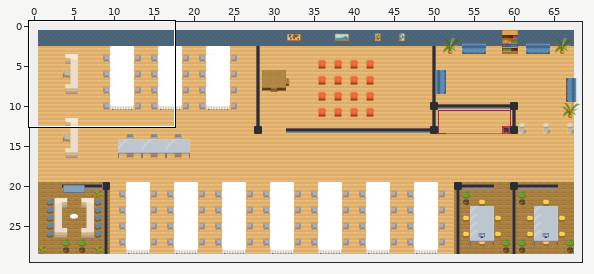
An edit to a level. Tiled map (JSON), office.tmj. The picture above shows the old version from afar; the outline marks the close-up.
Close-up. Before:
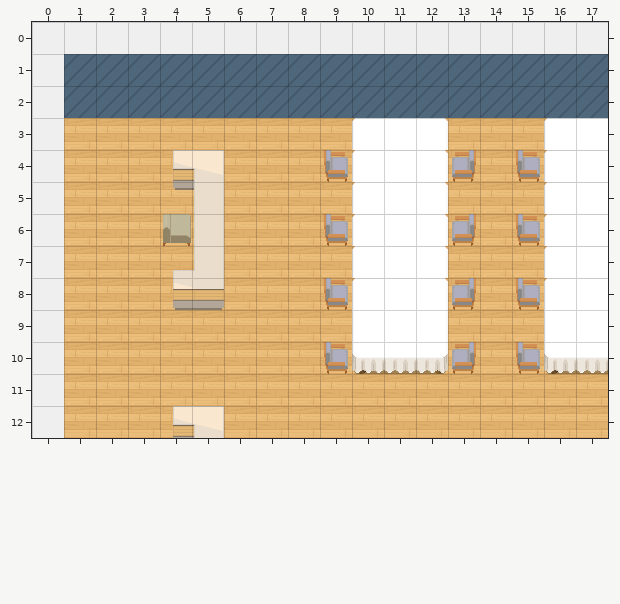
Cells are 32x32 px. Shown: x 0..17, y 0..12. The commit also changed other parts of the map, which this record leaves out.
After the commit:
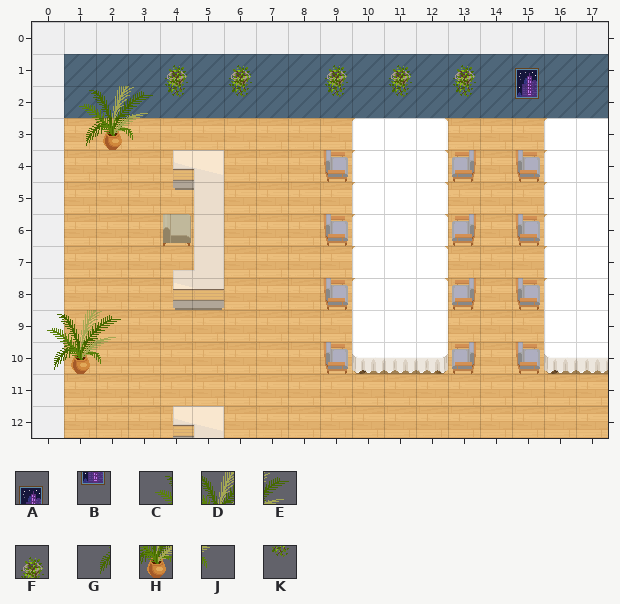
Key: from "WA_Decoration": A 32, B 44, C 72, D 73, E 74, F 77, G 84, H 85, J 86, K 89.
_ is an empty cell, . an unchanged one.
Difference:
--- layer "decora"
@@ x 1..15 @@
- 1 ..._._.._._._._
- 2 ____._.._._._._
- 3 ___............
+ 1 ...F.F..F.F.F.A
+ 2 CDEK.K..K.K.K.B
+ 3 GHJ............
@@ x 0..2 @@
- 9 ___
-10 ___
+ 9 CDE
+10 GHJ
Where, in picture pixels (left, top, right, bottom), the same in both close-ups:
added: (79, 65, 188, 150)
added: (229, 65, 252, 97)
added: (325, 65, 348, 97)
added: (389, 65, 412, 97)
added: (453, 65, 476, 97)
added: (515, 68, 539, 99)
added: (47, 310, 121, 374)
